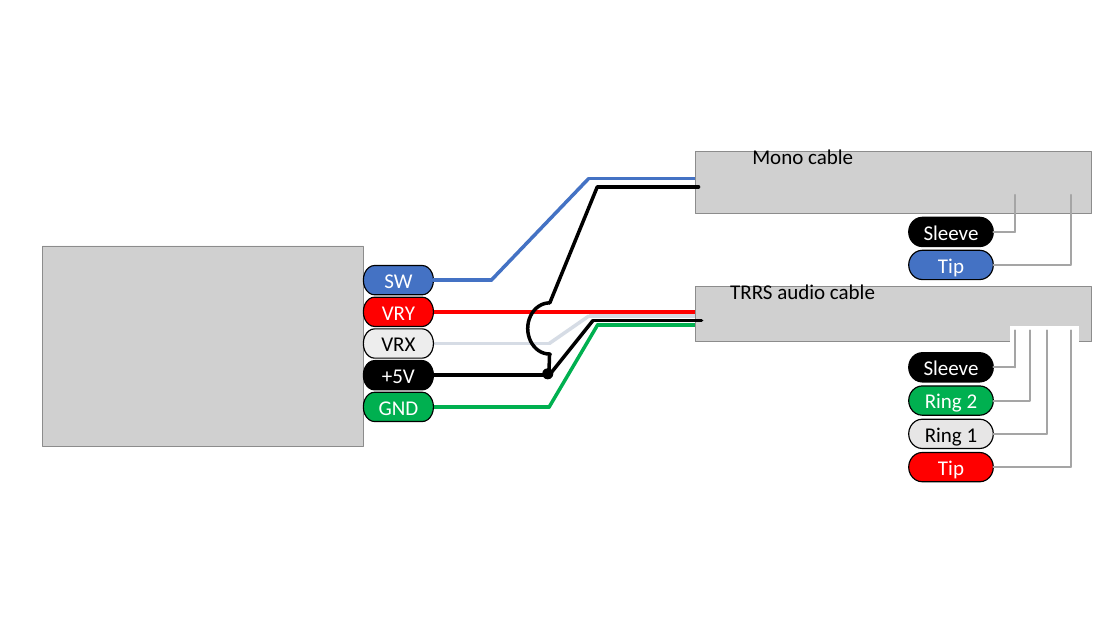
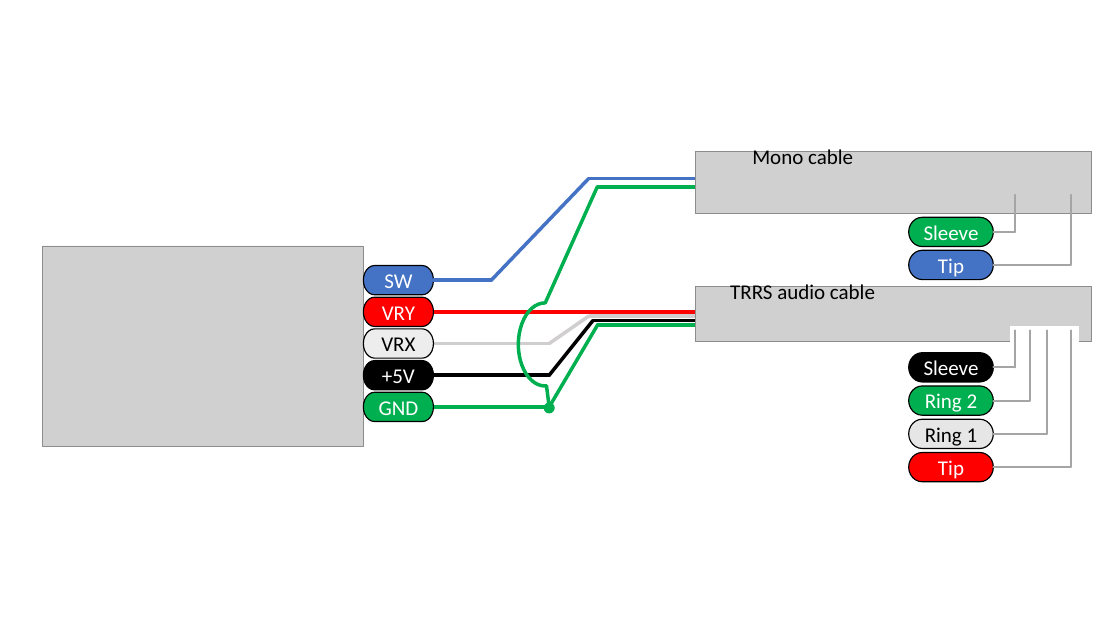
Before and after one commit to makersmakingchange/Spruce-Mini-Joystick, a slide deck: slide 1 of Documentation/Working_Documents/Assets/Spruce Wiring Diagrams.pptx. Drawn at 1120x630 pixels with LibreOffice and Linux fonts; fonts in the diff are those of the drawing; grey boxes stand for pictures. Boxes give left, top, right and bottom in pixels: in the first picture for what was removed or moved away, otherwise in the second. Text is boxed around its words. In the diff, an @@ line names an element or a change of style, - is before the commit and + after.

```diff
--- a/Documentation/Working_Documents/Assets/Spruce Wiring Diagrams.pptx
+++ b/Documentation/Working_Documents/Assets/Spruce Wiring Diagrams.pptx
@@ line moved from (550, 303) - (597, 187) to (545, 303) - (597, 187) @@
@@ line (545, 303) - (597, 187): stroke #000000 3 pt to #00B050 3 pt @@
@@ line (598, 187) - (699, 187): stroke #000000 3 pt to #00B050 3 pt @@
@@ pill shape "Sleeve" at (909,218,994,247): fill #000000 to #00B050 @@
@@ arc (boxed as its full ellipse): place and size @@
-arc (boxed as its full ellipse) at (528,303,572,354)
+arc (boxed as its full ellipse) at (518,302,571,386)
@@ arc (boxed as its full ellipse) at (518,302,571,386): outline #000000 3 pt to #00B050 3 pt; proportions changed @@
@@ line (549, 344) - (589, 316): stroke #D6DCE5 3 pt to #D0CECE 3 pt @@
@@ line (589, 316) - (698, 316): stroke #D6DCE5 3 pt to #D0CECE 3 pt @@
@@ line (434, 344) - (549, 344): stroke #D6DCE5 3 pt to #D0CECE 3 pt @@
@@ line moved from (549, 354) - (549, 376) to (547, 386) - (549, 407) @@
@@ line (547, 386) - (549, 407): stroke #000000 3 pt to #00B050 3 pt @@
@@ ellipse: place and size @@
-ellipse at (543,369,553,379)
+ellipse at (544,403,555,413)
@@ ellipse at (544,403,555,413): fill #000000 to #00B050; outline #000000 1 pt to #00B050 1 pt @@
```
Also in this commit, not shown: 2 other files.
